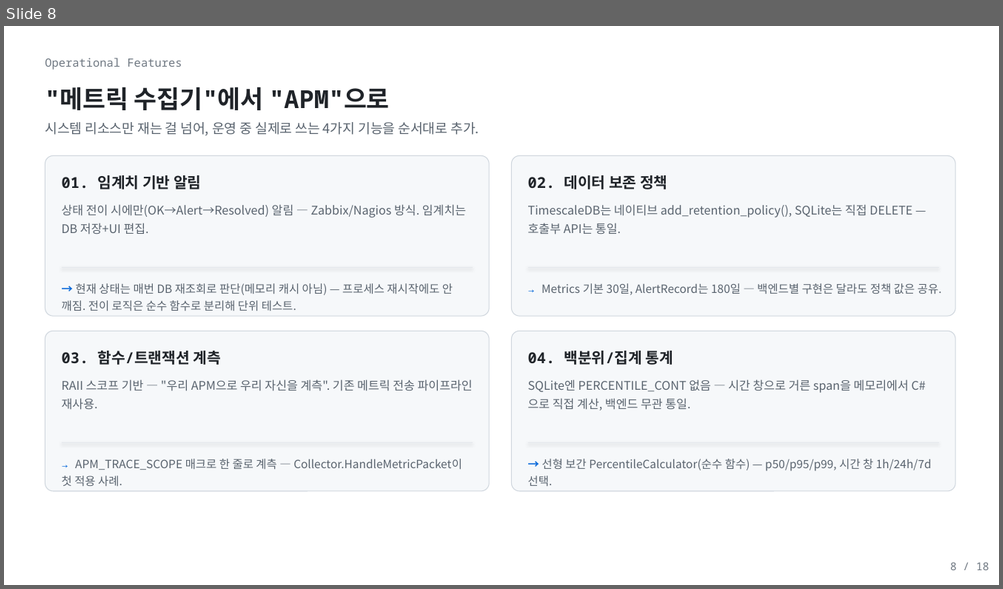
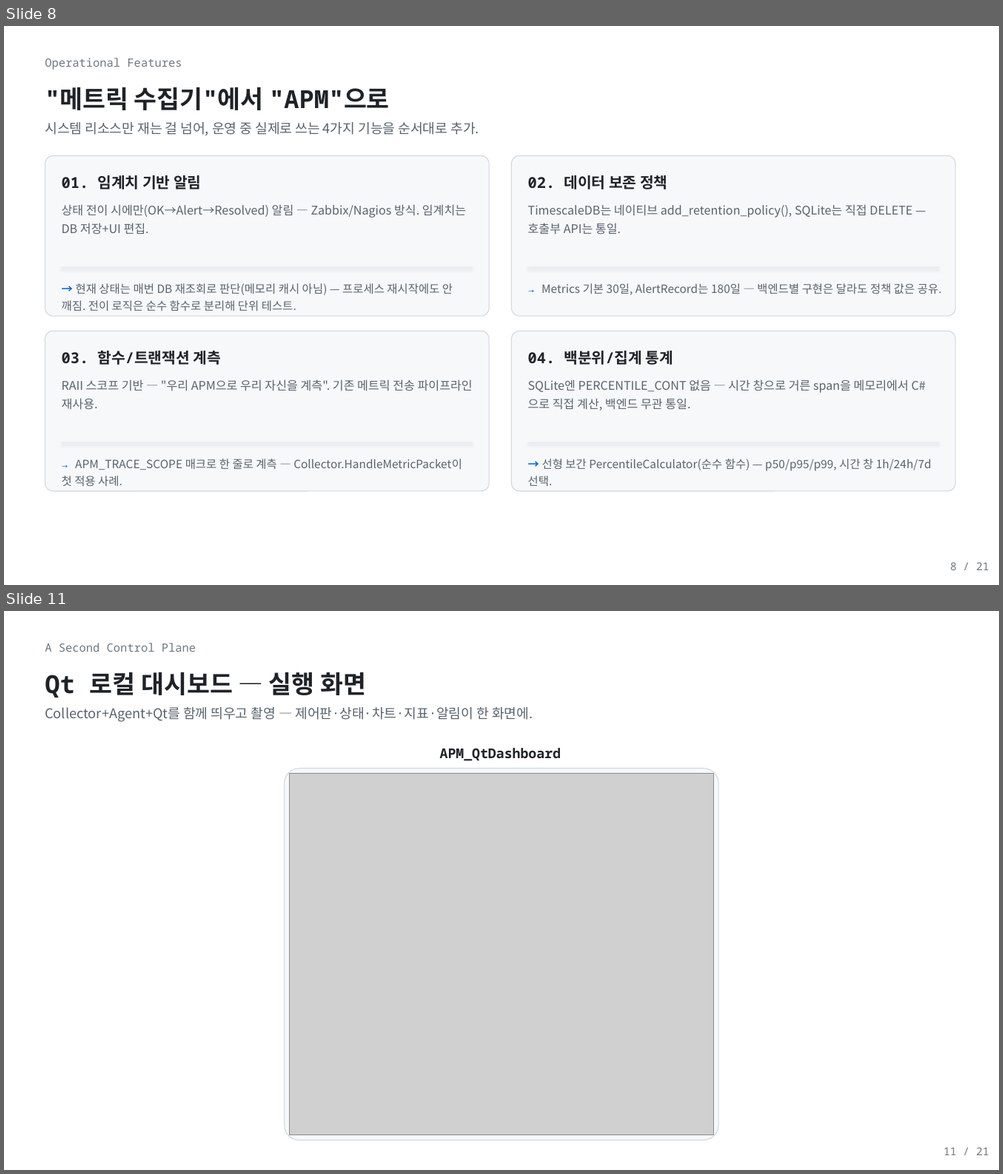
Before and after one commit to shkim4548/APM, a slide deck: Docs/portfolio_apm_light.pptx. Shown one above the other, each under a label of ours: slide 8 before the commit, slides 8 and 11 after it; the slides between them are not shown. The pictures are 1003x589 and 1003x1174 pixels, drawn with LibreOffice and Linux fonts; fonts in the diff are those of the drawing; grey boxes stand for pictures. Boxes give left, top, right and bottom in pixels: in the first picture for what was removed or moved away, otherwise in the second. Text is boxed around its words. In the diff, an @@ line names an element or a change of style, - is before the commit and + after.

```diff
--- a/Docs/portfolio_apm_light.pptx
+++ b/Docs/portfolio_apm_light.pptx
@@ slide 11 added at [4,611,999,1170], background #FFFFFF @@
@@ text added at [45,643,196,652], 11 pt, text #6E7781 @@
+A Second Control Plane
@@ text added at [45,672,366,698], 24 pt, text #1F2328, bold @@
+Qt 로컬 대시보드 — 실행 화면
@@ text added at [45,707,532,722], 13 pt, text #59636E @@
+Collector+Agent+Qt를 함께 띄우고 촬영 — 제어판·상태·차트·지표·알림이 한 화면에.
@@ text added at [440,748,560,761], 13 pt, text #1F2328, bold @@
+APM_QtDashboard
@@ rounded rectangle added at [284,769,719,1141], fill #F6F8FA, outline #D0D7DE 0.75 pt @@
@@ picture added at [289,774,714,1136] @@
@@ text added at [943,1147,989,1156], 10.5 pt, text #6E7781 @@
+11 / 21
@@ slide 8 changed as well @@
@@ text at [950,562,989,571]: text changed @@
-8 / 18
+8 / 21
```
Also in this commit, not shown: 17 other slides changed, 2 other slides added, 3 other files.
